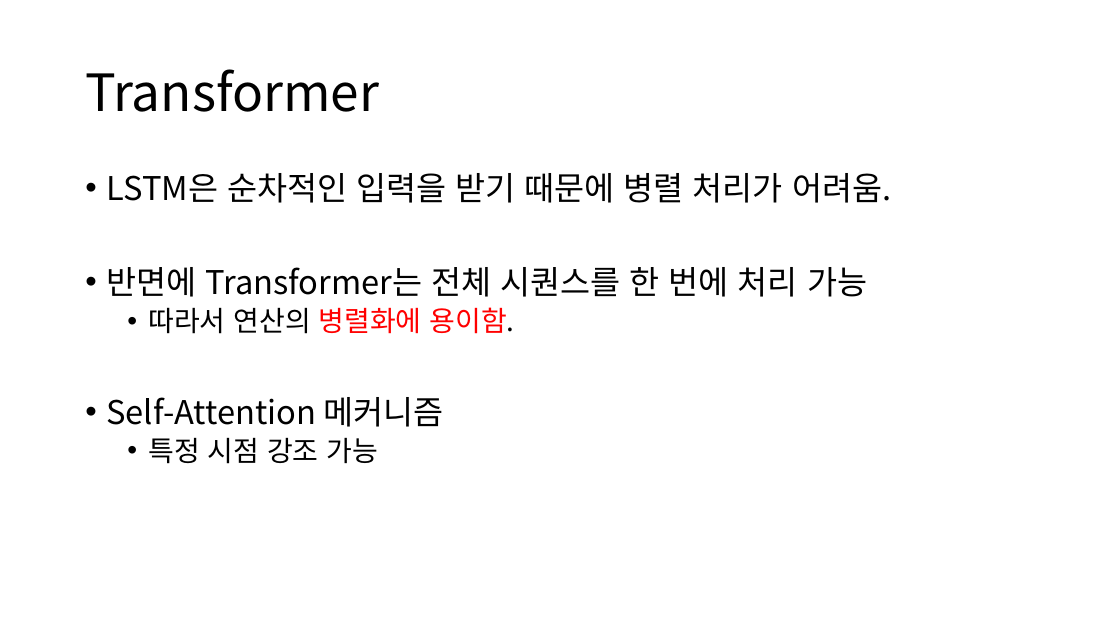
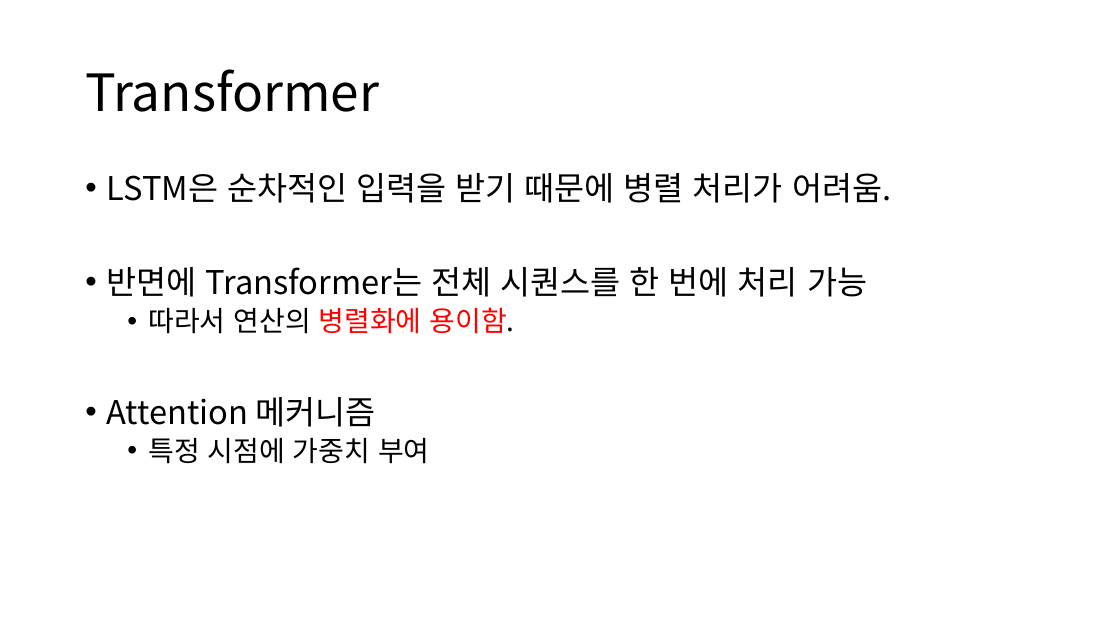
Before and after one commit to Noaplex/capstone, a slide deck: slide 3 of LSTM_Transformer_Parallel.pptx. Drawn at 1120x630 pixels with LibreOffice and Linux fonts; fonts in the diff are those of the drawing. Boxes give left, top, right and bottom in pixels: in the first picture for what was removed or moved away, otherwise in the second. Text is boxed around its words. In the diff, an @@ line names an element or a change of style, - is before the commit and + after.

```diff
--- a/LSTM_Transformer_Parallel.pptx
+++ b/LSTM_Transformer_Parallel.pptx
@@ text at (x1=106, y1=397, x2=430, y2=464): text changed @@
-• Self-Attention 메커니즘
-  • 특정 시점 강조 가능
+• Attention 메커니즘
+  • 특정 시점에 가중치 부여
```
Also in this commit, not shown: 1 other slide changed, 2 slides added, 1 slide removed.
